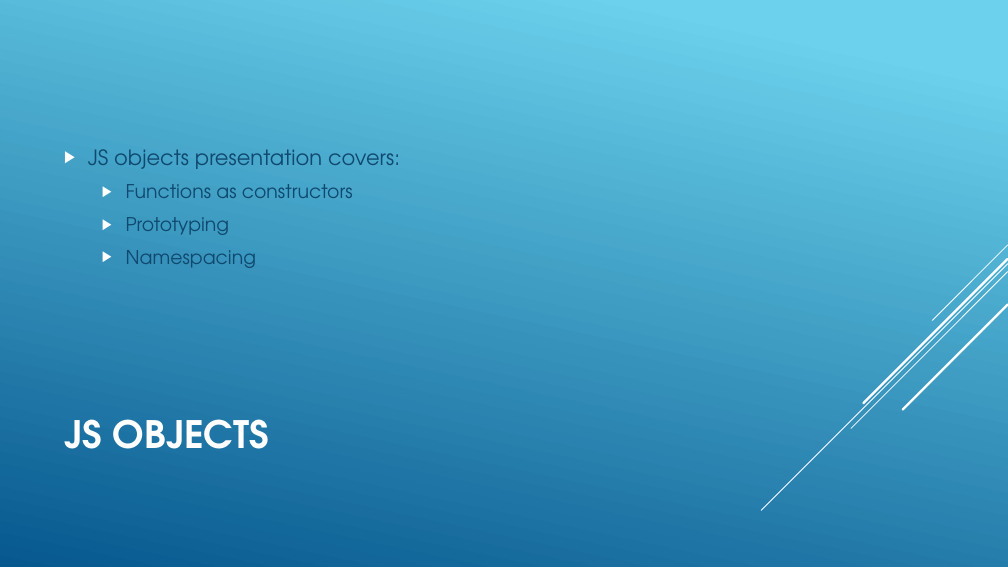
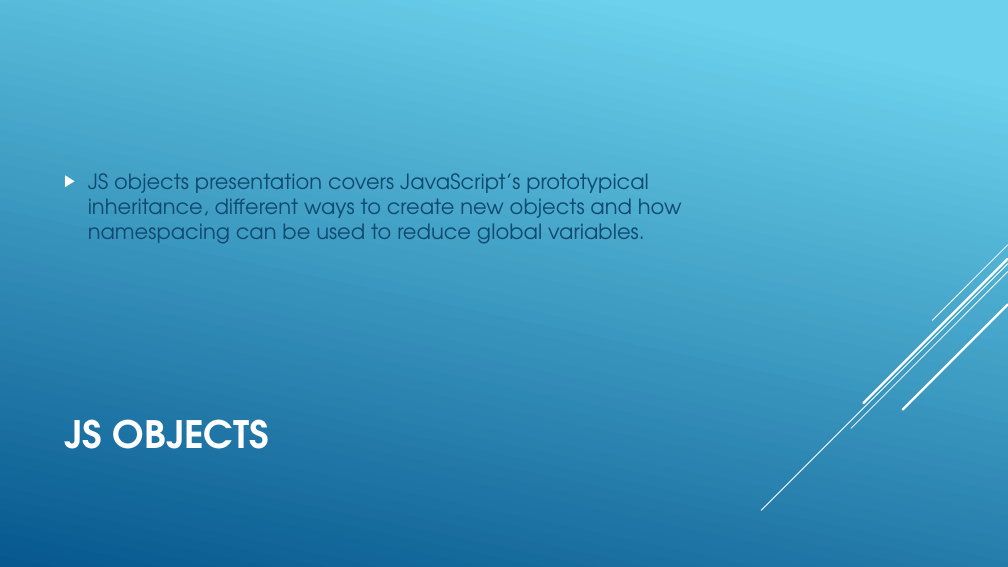
Before and after one commit to Zuehlke/security-onboarding, a slide deck: slide 12 of javascript_basics/Introduction.pptx. Drawn at 1008x567 pixels with LibreOffice and Linux fonts; fonts in the diff are those of the drawing. Boxes give left, top, right and bottom in pixels: in the first picture for what was removed or moved away, otherwise in the second. Text is boxed around its words. In the diff, an @@ line names an element or a change of style, - is before the commit and + after.

```diff
--- a/javascript_basics/Introduction.pptx
+++ b/javascript_basics/Introduction.pptx
@@ text at (88, 173, 682, 244): text changed; size 18 to 20 pt @@
-▶ JS objects presentation covers:
-  ▶ Functions as constructors
-  ▶ Prototyping
-  ▶ Namespacing
+▶ JS objects presentation covers JavaScript’s prototypical inheritance, different ways to create new objects and how namespacing can be used to reduce global variables.
```
Also in this commit, not shown: 11 other slides changed, 6 other files.
